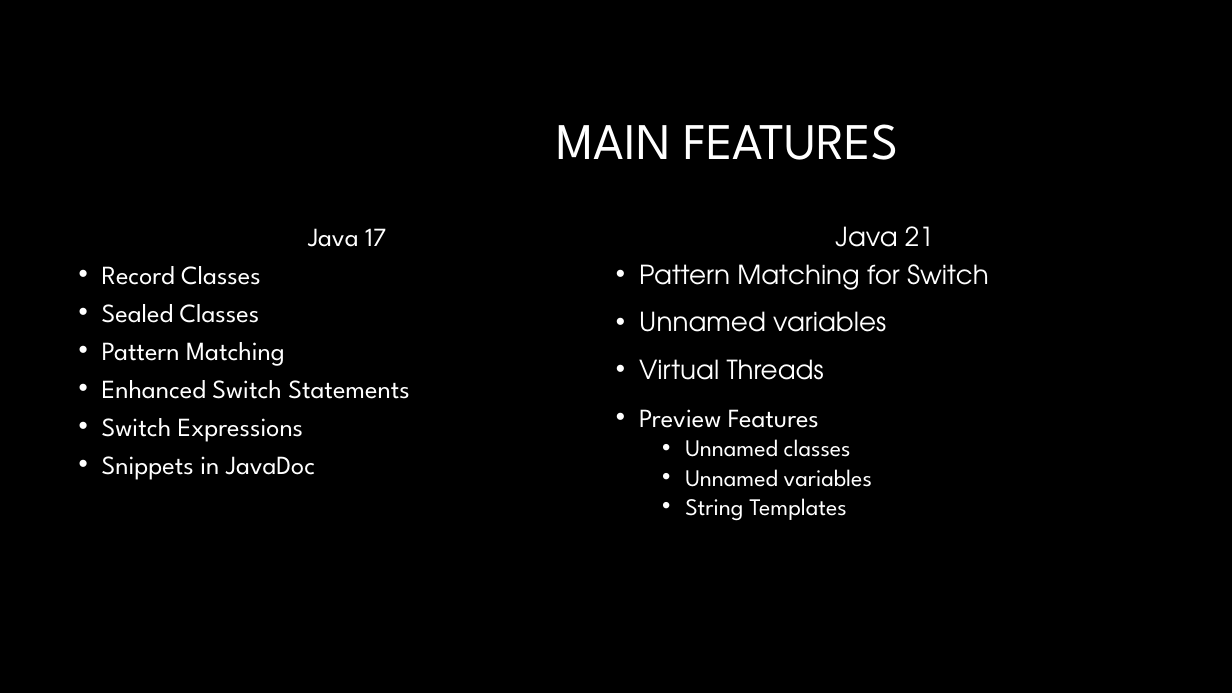
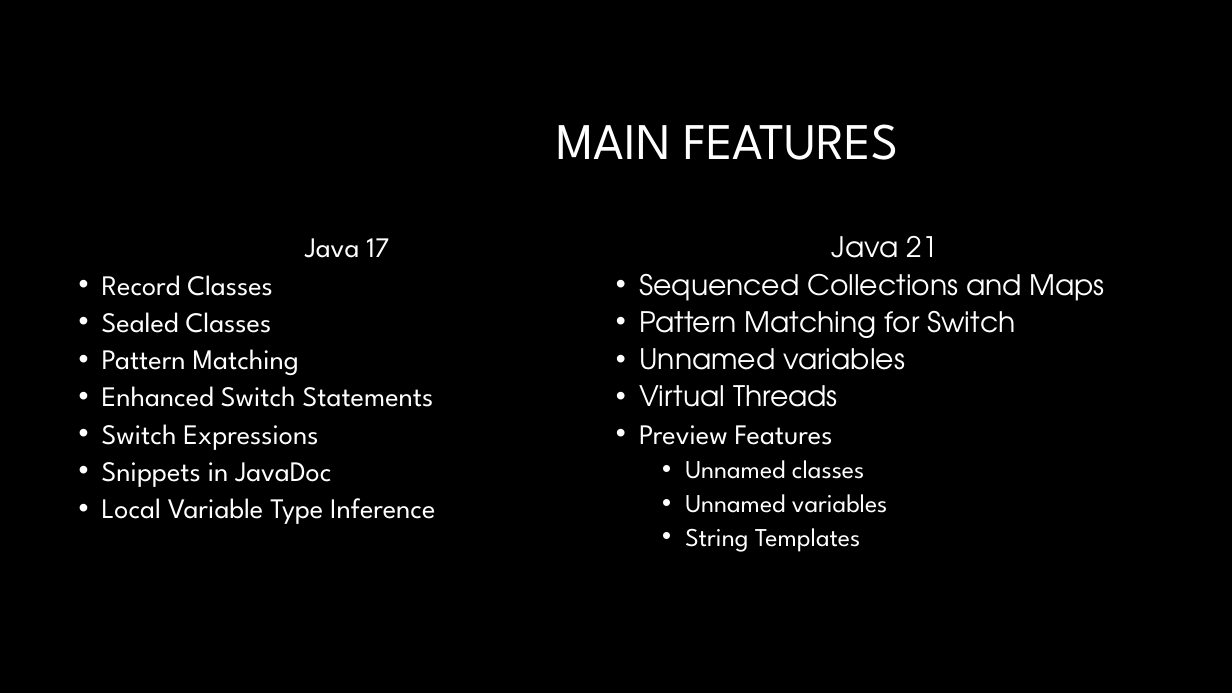
Before and after one commit to vgrazi/presentations, a slide deck: slide 2 of Upgrading Java.pptx. Drawn at 1232x693 pixels with LibreOffice and Linux fonts; fonts in the diff are those of the drawing; background and template pictures are left out. Boxes give left, top, right and bottom in pixels: in the first picture for what was removed or moved away, otherwise in the second. Text is boxed around its words. In the diff, an @@ line names an element or a change of style, - is before the commit and + after.

Commit message:
More Upgrading Java.pptx

```diff
--- a/Upgrading Java.pptx
+++ b/Upgrading Java.pptx
@@ text at <box>102,235,1016,552</box>: size 20.4 to 22 pt in "Java 17", "Record Classes", "Sealed Classes", "Pattern Matching" and 8 more places; size 18.5 to 20 pt in "Unnamed classes", "Unnamed variables", "String Templates"; line spacing 0.8 to 1.1; less space between paragraphs @@
@@ text at <box>639,273,1105,301</box>: paragraph added @@
+• Sequenced Collections and Maps
@@ text at <box>102,498,435,524</box>: paragraph added @@
+• Local Variable Type Inference
```
Also in this commit, not shown: 1 other slide changed, 4 slides added, 1 slide removed.
